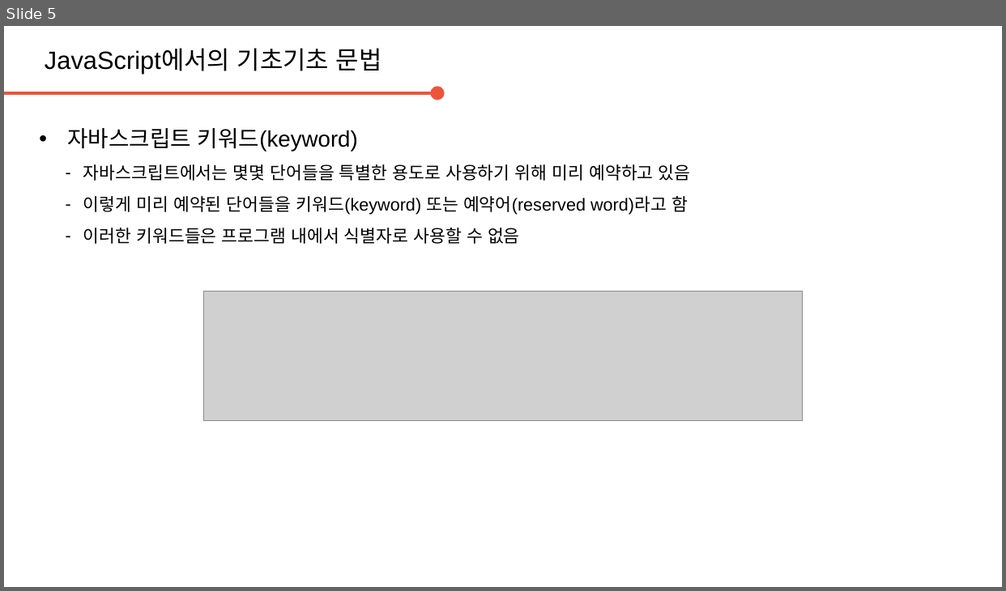
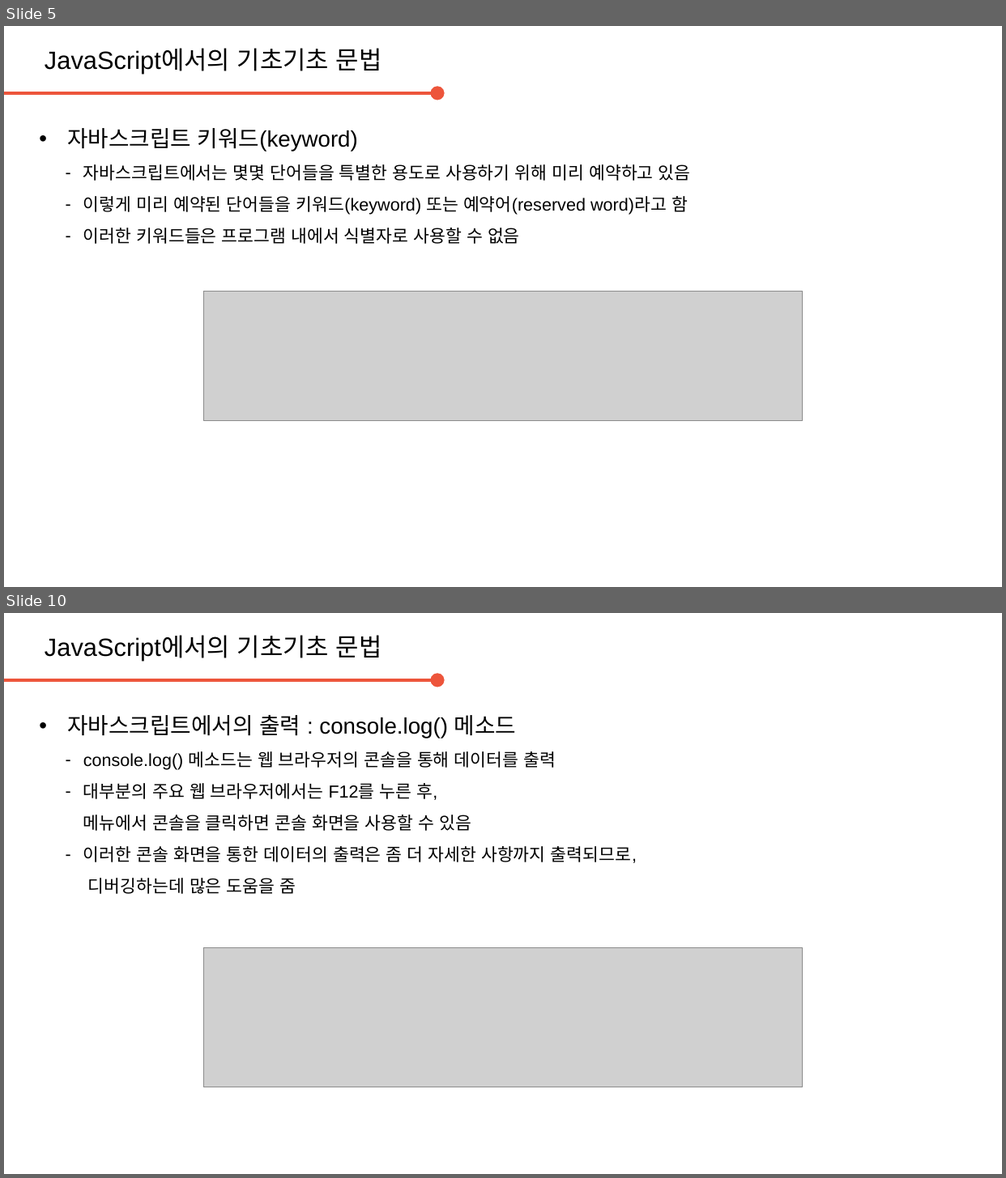
Before and after one commit to daegukdo/GCWM, a slide deck: 30/200729_JavaScript_basic_syntax.pptx. Shown one above the other, each under a label of ours: slide 5 before the commit, slides 5 and 10 after it; the slides between them are not shown. The pictures are 1006x591 and 1006x1178 pixels, drawn with LibreOffice and Linux fonts; fonts in the diff are those of the drawing; grey boxes stand for pictures; background and template pictures are left out. Boxes give left, top, right and bottom in pixels: in the first picture for what was removed or moved away, otherwise in the second. Text is boxed around its words. In the diff, an @@ line names an element or a change of style, - is before the commit and + after.

Commit message:
get coding with me  - edit JavaScript resource (basic : output)

```diff
--- a/30/200729_JavaScript_basic_syntax.pptx
+++ b/30/200729_JavaScript_basic_syntax.pptx
@@ slide 10 added at (4,613,1002,1174), background #FFFFFF @@
@@ text added at (44,635,382,660), 20 pt, text #000000 @@
+JavaScript에서의 기초기초 문법
@@ arrow added from (4, 680) to (438, 680), #ED553B 2.25 pt @@
@@ text added at (67,715,637,894), 14 pt, text #000000 @@
+• 자바스크립트에서의 출력 : console.log() 메소드
+  – console.log() 메소드는 웹 브라우저의 콘솔을 통해 데이터를 출력
+  – 대부분의 주요 웹 브라우저에서는 F12를 누른 후,
+    메뉴에서 콘솔을 클릭하면 콘솔 화면을 사용할 수 있음
+  – 이러한 콘솔 화면을 통한 데이터의 출력은 좀 더 자세한 사항까지 출력되므로,
+    디버깅하는데 많은 도움을 줌
@@ picture added at (203,948,803,1088) @@
```
Also in this commit, not shown: 4 other slides added, 1 other file.
